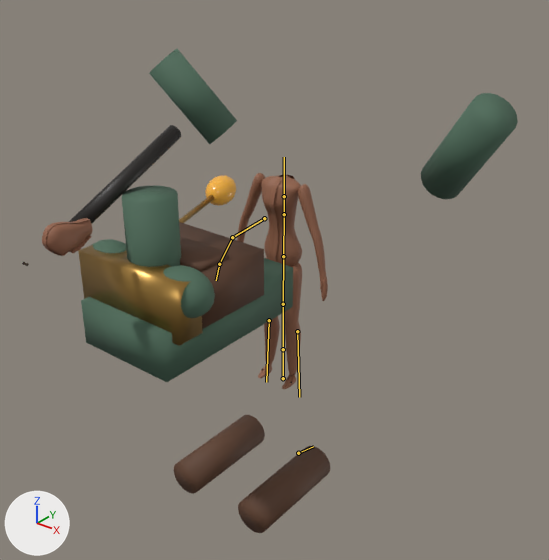
Renders of the Blender file 3D_Build/BC2/bc2_rigged_v011.blend from each side of a commit.
One viewpoint serves both versions: a 50 mm camera at (2.96, -3.81, 3.16) aimed at (0.09, -0.21, 0.93). The axes (+X, +Y, +Z) are drawn at lower left. The lights are the same throughout. The first picture is the older version. The bones that change, and the others that lie on the model, are drawn over the model as lines.

Objects in the first picture: 'BC2_Backpack', 'BC2_Bedroll', 'BC2_Body_Base', 'BC2_Boot_-1', 'BC2_Boot_1', 'BC2_Braid', 'BC2_Head_Base', 'BC2_Lantern', 'BC2_LanternStaff', 'BC2_Scarf', 'BC2_Shoulder_-1', 'BC2_Shoulder_1', 'BC2_Sleeve_-1', 'BC2_Sleeve_1', 'BC2_Tunic' and 1 more.
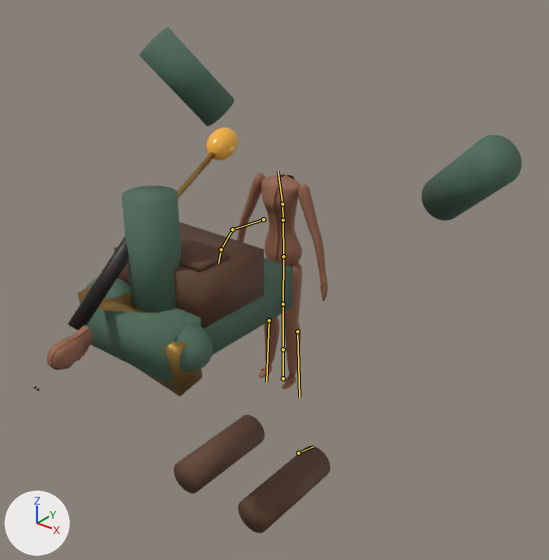
The newer file adds an action. The first version stands in its rest pose; the second is drawn at frame 7 of the action 'Hit'.

Changed parts and their boxes (x1, y1, x2, y2) in the pictures (549 x 560 px):
'BC2_Sleeve_1', posed (19% shorter)
    before: (421, 93, 518, 199)
    after: (422, 135, 522, 221)
'BC2_Scarf', posed (10% taller)
    before: (78, 244, 203, 346)
    after: (78, 284, 202, 396)
'BC2_Sleeve_-1', posed (8% wider)
    before: (149, 49, 237, 144)
    after: (139, 27, 234, 126)
'BC2_Braid', posed
    before: (69, 125, 181, 223)
    after: (68, 237, 129, 330)
'BC2_Shoulder_1', posed
    before: (163, 265, 215, 318)
    after: (173, 319, 213, 372)
'BC2_Head_Base', posed (18% taller)
    before: (42, 218, 92, 256)
    after: (47, 325, 94, 370)
'BC2_Lantern', posed (9% taller)
    before: (205, 175, 236, 206)
    after: (206, 127, 238, 161)
'BC2_Shoulder_-1', posed
    before: (92, 239, 126, 253)
    after: (86, 278, 131, 298)
'BC2_LanternStaff', posed
    before: (179, 195, 214, 223)
    after: (177, 152, 215, 198)
bone 'chest', root to tip
    before: (283, 256) to (284, 214)
    after: (283, 256) to (283, 220)
bone 'head', root to tip
    before: (284, 196) to (284, 157)
    after: (282, 204) to (278, 171)

The edits, one by one:
Bone 'chest' (bone_chest) turns from (0, 0, 0) to (12, 0, -8) degrees about its own x, y and z.
Bone 'head' (bone_head) turns from (0, 0, 0) to (8, 0, 0) degrees about its own x, y and z.
